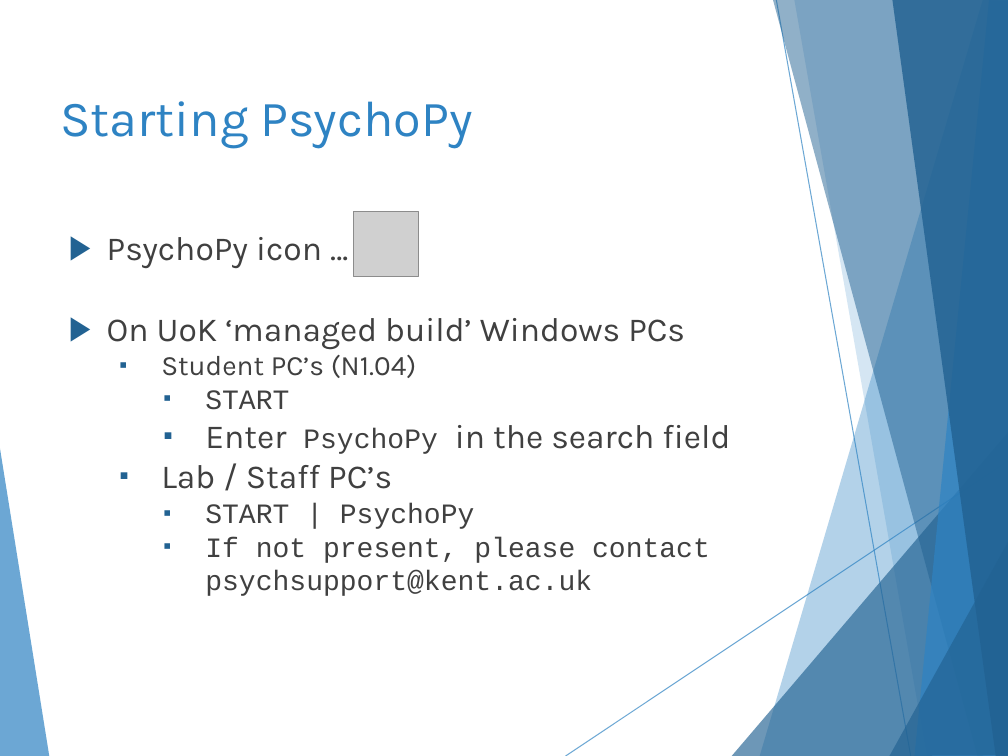
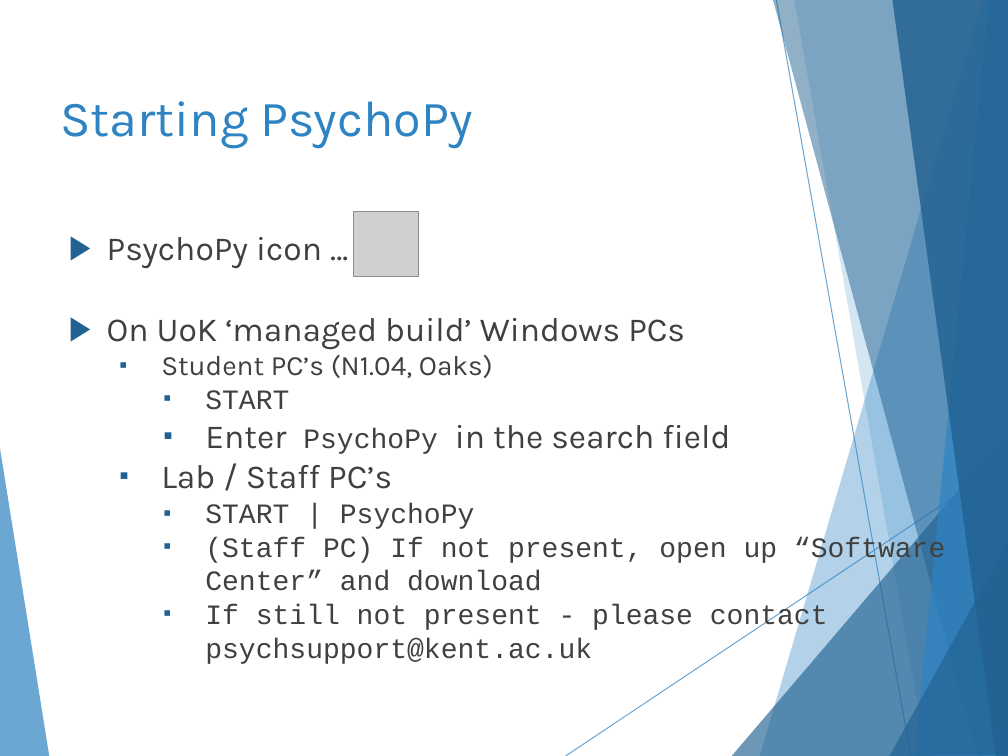
Before and after one commit to hlmpsy/psychopy_training, a slide deck: slide 7 of PsychoPy_FYP/PsychoPy.pptx. Drawn at 1008x756 pixels with LibreOffice and Linux fonts; fonts in the diff are those of the drawing; grey boxes stand for pictures. Boxes give left, top, right and bottom in pixels: in the first picture for what was removed or moved away, otherwise in the second. Text is boxed around its words. In the diff, an @@ line names an element or a change of style, - is before the commit and + after.

Commit message:
Updated slides

```diff
--- a/PsychoPy_FYP/PsychoPy.pptx
+++ b/PsychoPy_FYP/PsychoPy.pptx
@@ text at bbox=[161, 355, 493, 378]: text changed @@
-  ▪ Student PC’s (N1.04)
+  ▪ Student PC’s (N1.04, Oaks)
@@ text at bbox=[205, 537, 945, 664]: text changed @@
-    ▪ If not present, please contact psychsupport@kent.ac.uk
+    ▪ (Staff PC) If not present, open up “Software Center” and download
+    ▪ If still not present - please contact psychsupport@kent.ac.uk
```
Also in this commit, not shown: 7 other slides changed, 1 other file.
